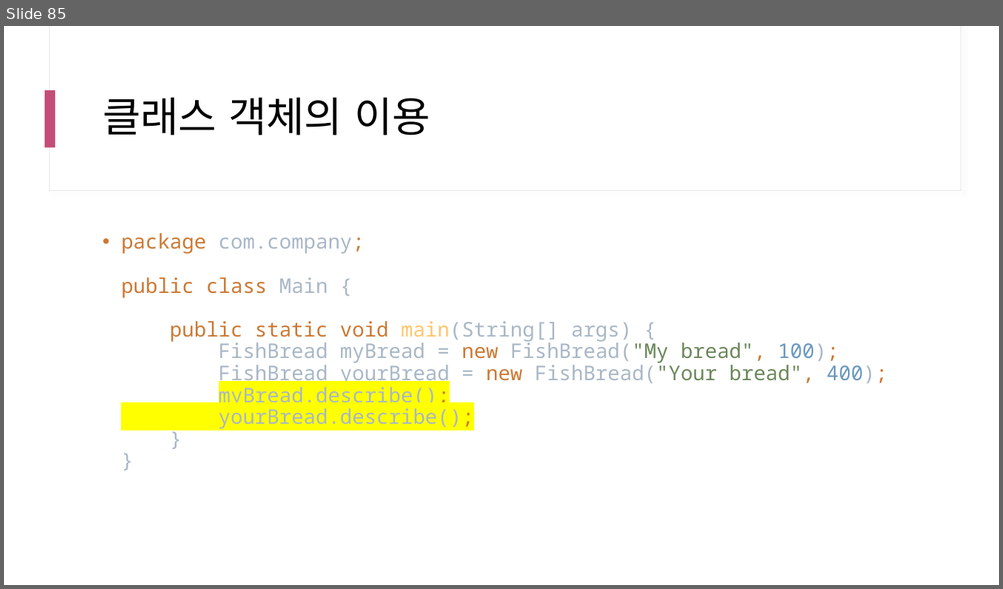
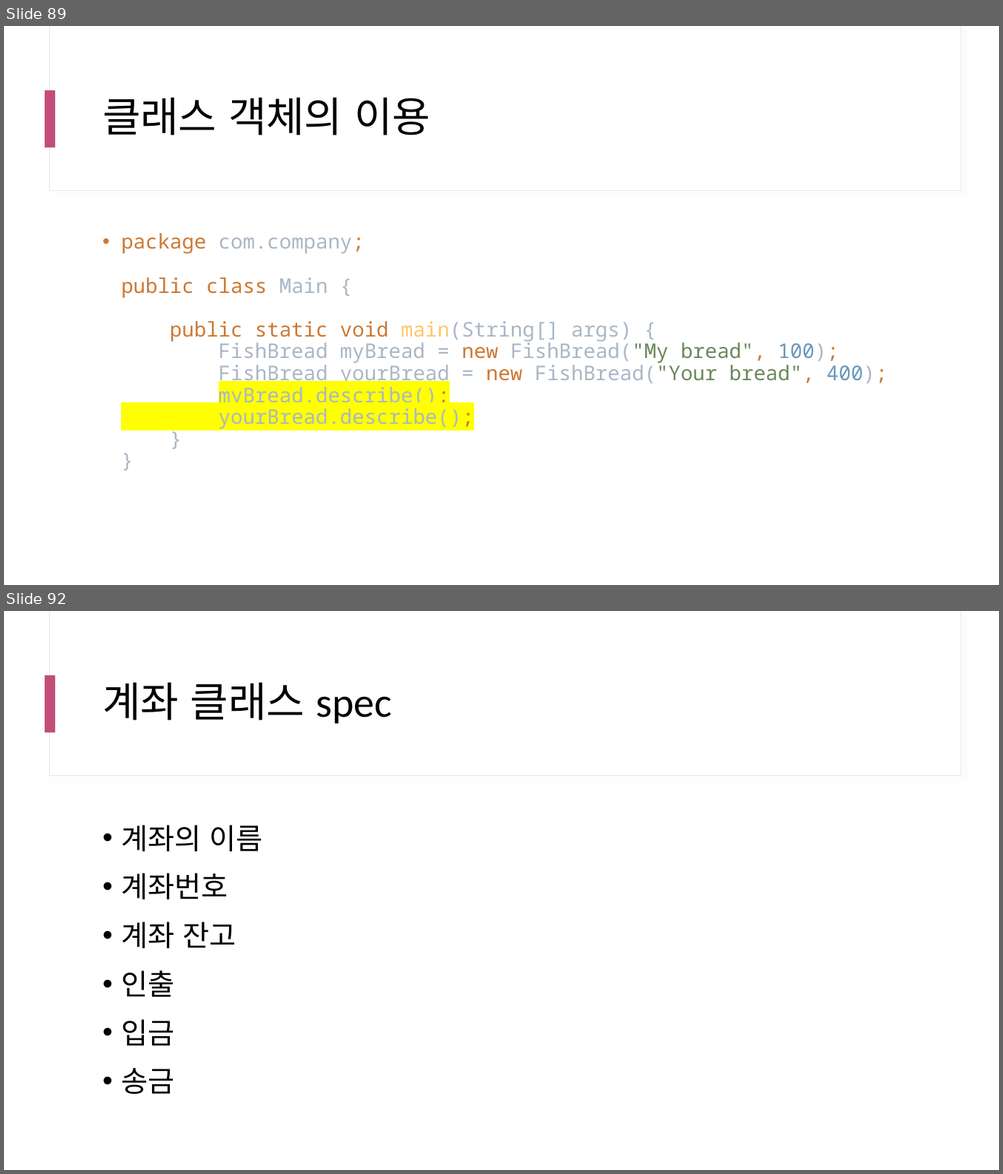
Before and after one commit to yhs0602/SPLIT_lecture_examples, a slide deck: docs/SPLIT 17차 Java.pptx. Shown one above the other, each under a label of ours: slide 85 before the commit, slides 89 and 92 after it; the slides between them are not shown. The pictures are 1003x589 and 1003x1174 pixels, drawn with LibreOffice and Linux fonts; fonts in the diff are those of the drawing. Boxes give left, top, right and bottom in pixels: in the first picture for what was removed or moved away, otherwise in the second. Text is boxed around its words. In the diff, an @@ line names an element or a change of style, - is before the commit and + after.

```diff
--- a/docs/SPLIT 17차 Java.pptx
+++ b/docs/SPLIT 17차 Java.pptx
@@ slide 92 added at [4,611,999,1170], background #FFFFFF; not listed: 3 template elements that a slide beside it also shows @@
@@ title added at [102,682,392,723], 40 pt, text #000000 @@
+계좌 클래스 spec
@@ text added at [121,825,262,1094], 28 pt, text #000000 @@
+• 계좌의 이름
+• 계좌번호
+• 계좌 잔고
+• 인출
+• 입금
+• 송금
@@ what was slide 85 is now slide 89 @@
```
Also in this commit, not shown: 8 slides changed, 11 other slides added, 7 other files.
